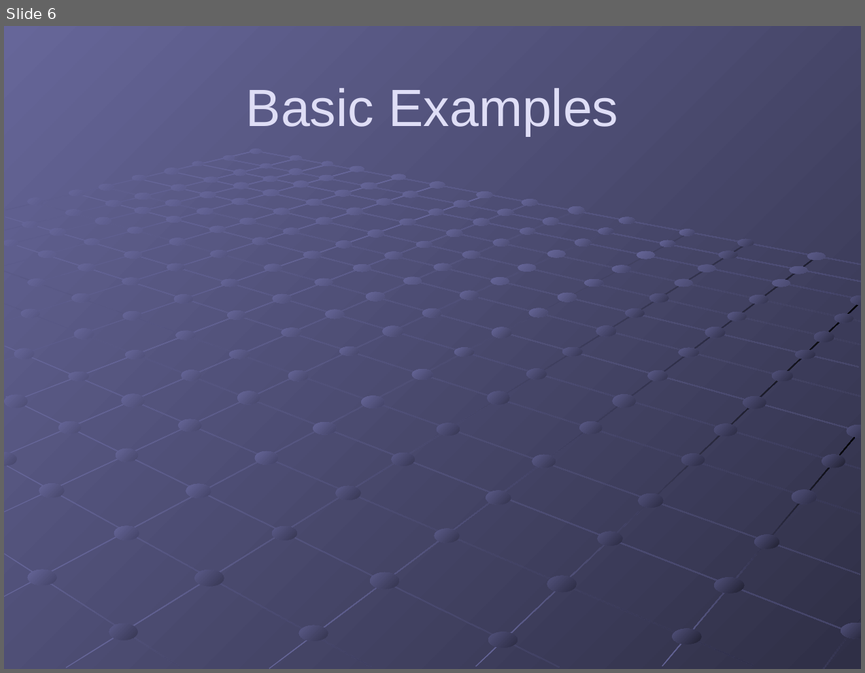
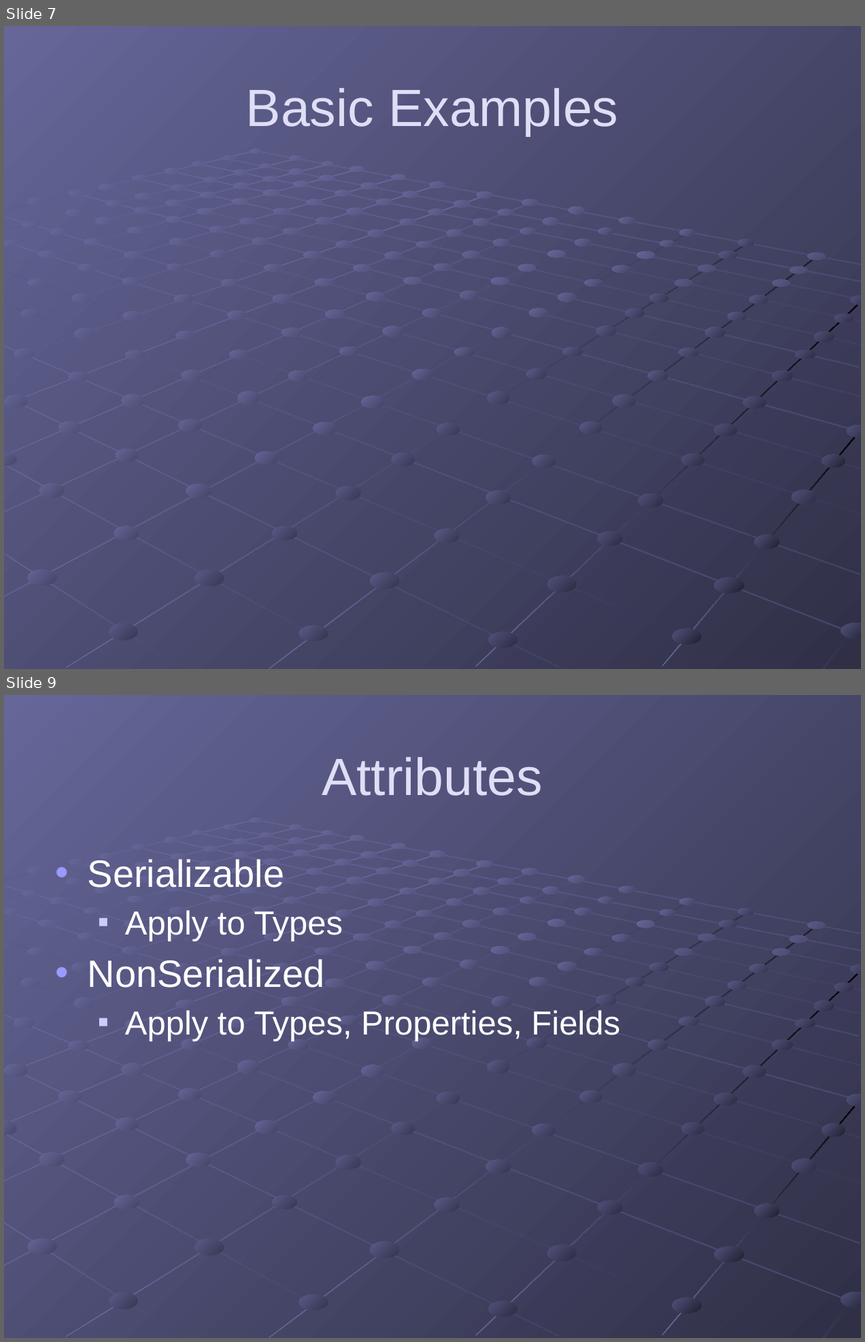
Before and after one commit to gregsohl/.NetSerialization-Presentation, a slide deck: .NET Serialization.pptx. Shown one above the other, each under a label of ours: slide 6 before the commit, slides 7 and 9 after it; the slides between them are not shown. The pictures are 865x673 and 865x1342 pixels, drawn with LibreOffice and Linux fonts; fonts in the diff are those of the drawing. Boxes give left, top, right and bottom in pixels: in the first picture for what was removed or moved away, otherwise in the second. Text is boxed around its words. In the diff, an @@ line names an element or a change of style, - is before the commit and + after.

```diff
--- a/.NET Serialization.pptx
+++ b/.NET Serialization.pptx
@@ slide 9 added at [4, 695, 861, 1338], background gradient #666699 to #49496D; not listed: 215 template elements that a slide beside it also shows @@
@@ title added at [322, 757, 543, 796], 44 pt, text #DFDEF6 @@
+Attributes
@@ text added at [88, 859, 620, 1042], 28 pt, text #FFFFFF @@
+• Serializable
+  ■ Apply to Types
+• NonSerialized
+  ■ Apply to Types, Properties, Fields
@@ what was slide 6 is now slide 7 @@
```
Also in this commit, not shown: 1 slide changed, 2 other slides added, 4 other files.
